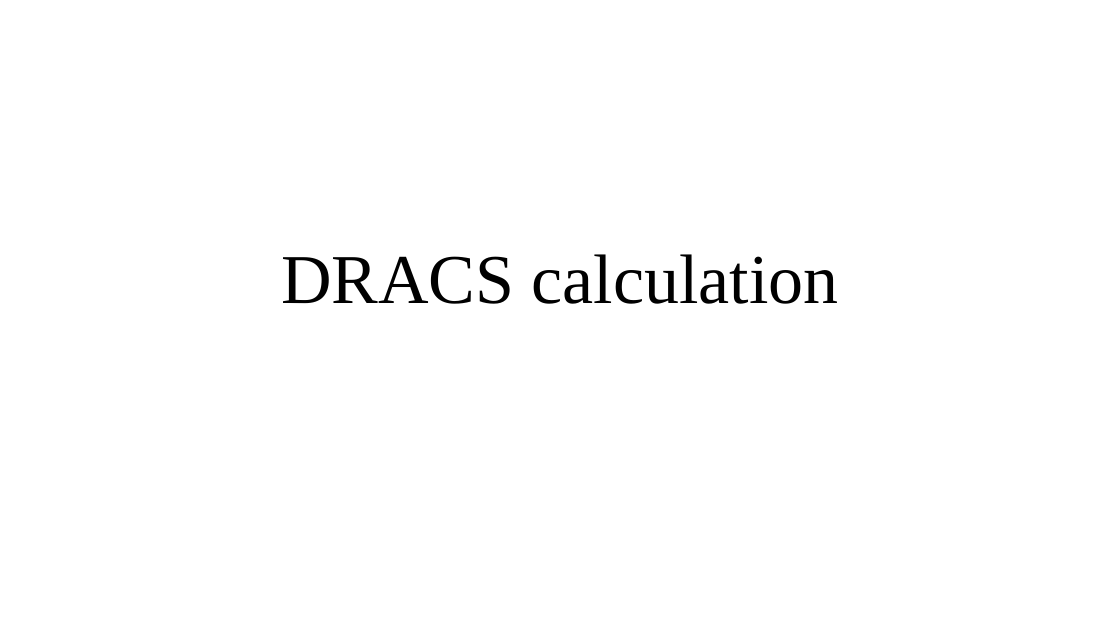
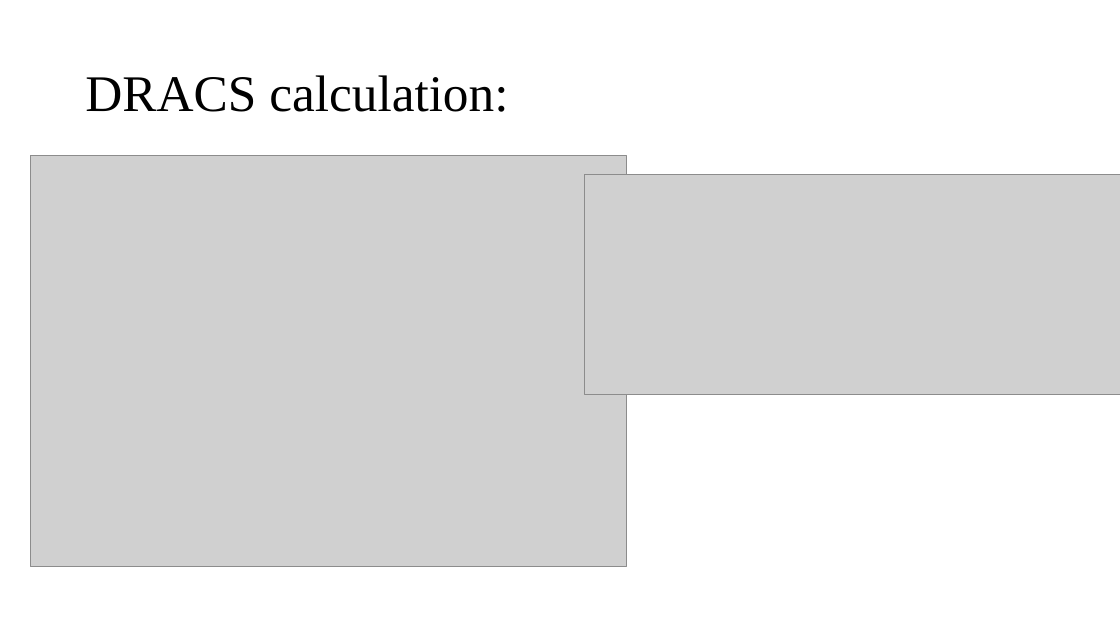
Before and after one commit to NikolaosKallieros/oklo_project, a slide deck: slide 2 of dracs_calculation/dracs.pptx (slide 1 before the commit). Drawn at 1120x630 pixels with LibreOffice and Linux fonts; fonts in the diff are those of the drawing; grey boxes stand for pictures. Boxes give left, top, right and bottom in pixels: in the first picture for what was removed or moved away, otherwise in the second. Text is boxed around its words. In the diff, an @@ line names an element or a change of style, - is before the commit and + after.

```diff
--- a/dracs_calculation/dracs.pptx
+++ b/dracs_calculation/dracs.pptx
@@ title "DRACS calculation:" at [85, 75, 508, 112]: vertical alignment bottom to middle @@
@@ title at [85, 75, 508, 112]: text changed; size 60 to 44 pt @@
-DRACS calculation
+DRACS calculation:
@@ picture added at [30, 155, 626, 567] @@
@@ picture added at [585, 175, 1120, 394] @@
```
Also in this commit, not shown: 4 other slides changed, 19 slides added, 2 slides removed, 10 other files.
